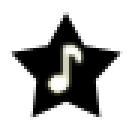
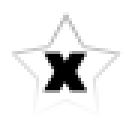
The second 132 × 132 image is a revision of the first. Changes to its layers:
showed group "Star Alt." (8 layers) over [9, 12, 123, 120]
added layer "No track copy" in group "Star Alt." over [42, 51, 87, 93]
hid group "Star" (9 layers) over [9, 12, 123, 120]
hid "♪ copy" over [48, 45, 81, 93]
